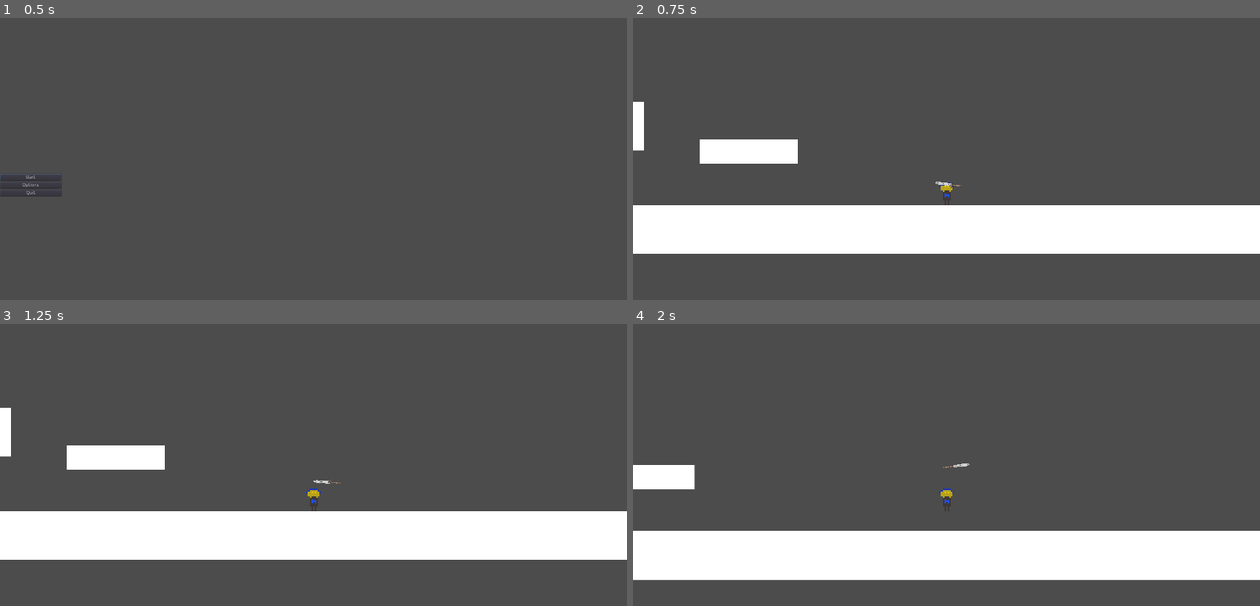
Above: before the commit, frames 1-4 (two rows, left to right).
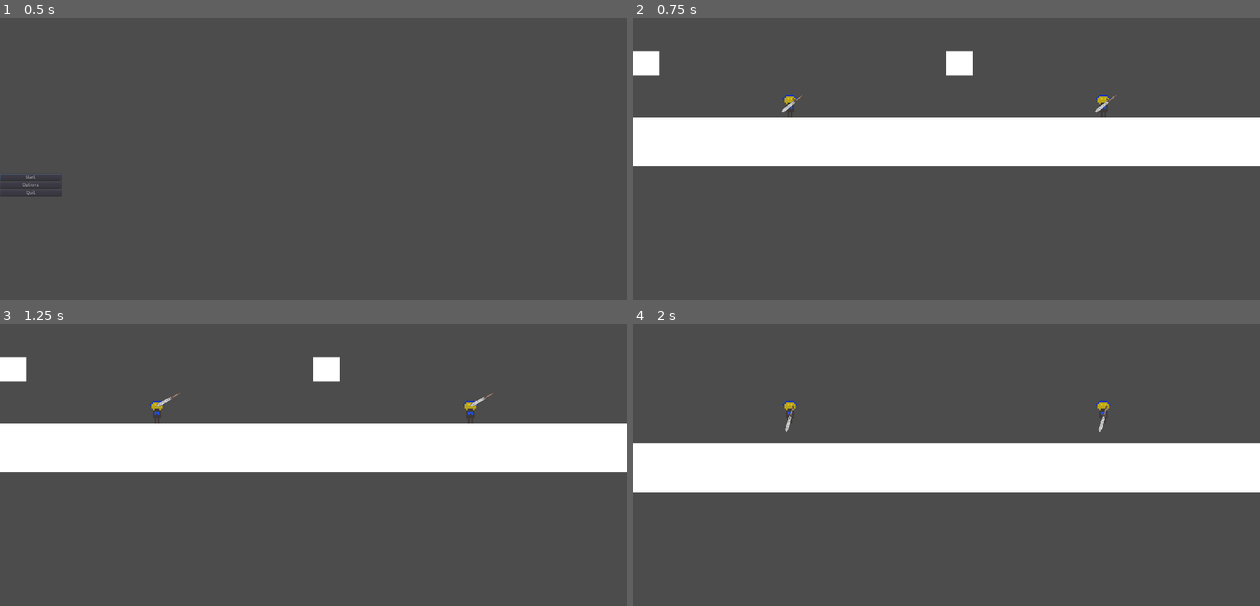
Above: after the commit, the same moments.

Repository: Lorem-Ipsum-Server-Place/GMTK2021-Game
Game: Godot game, scene res://Levels/Menu/MainMenu.tscn
The game is run twice, just before and just after one commit, with the same random seed, the same clock (stepped at 60 frames per second) and the same inputs.
Inputs (mouse positions are in pixels of both pictures, inside the frame that each line leads up to):
- Up to frame 1 (0.5 s): no input
- Up to frame 2 (0.75 s): click "Start" at 0.5 s
- Up to frame 3 (1.25 s): no input
- Up to frame 4 (2 s): tap Enter (ui_accept) at 1.25 s; move the mouse to (1084, 481) at 1.27 s; hold D (game_right) from 1.28 s (still down); click (1084, 481) at 1.35 s; tap Space (game_jump) at 1.52 s

Frame 1 is identical in both runs. In frame 2, 34% of the frame differs, in the area x 0-100%, y 11-84%; in frame 3, 34%; in frame 4, 34%, in the area x 0-100%, y 27-91%.

Commit message:
Fix enemy collisions and stuff

Diff:
--- a/Enemy1.gd
+++ b/Enemy1.gd
@@ -2,14 +2,14 @@
 
 
 const MAX_OFFSET = 0.4
-const MOVEMENT_SPEED = 10
+const MOVEMENT_SPEED = 50
 
 var absolute_position = Vector2()
 var vertical_velocity_modifier = 0
 var tick_random_offset = 0
 var player = null
 
-var collision_layers = [1,2]
+var collision_layers = [3,2]
 
 
 # Called when the node enters the scene tree for the first time.
--- a/Levels/ConstructedLevels/ExampleLevel.tscn
+++ b/Levels/ConstructedLevels/ExampleLevel.tscn
@@ -10,7 +10,15 @@
 
 [node name="DebugPlatform2" parent="." instance=ExtResource( 1 )]
 position = Vector2( -406.055, -40.2142 )
-scale = Vector2( 2, 0.5 )
+scale = Vector2( 2.76, 0.5 )
 
 [node name="DebugPlatform3" parent="." instance=ExtResource( 1 )]
 position = Vector2( -801.318, -117.997 )
+
+[node name="DebugPlatform4" parent="." instance=ExtResource( 1 )]
+position = Vector2( -1086.27, -175.64 )
+rotation = -3.14159
+scale = Vector2( 1, 0.25 )
+
+[node name="DebugPlatform" parent="DebugPlatform4" instance=ExtResource( 1 )]
+position = Vector2( 207.731, 325.435 )
--- a/Levels/MainGame/Theatre.gd
+++ b/Levels/MainGame/Theatre.gd
@@ -115,6 +115,7 @@
 	var viewport_count = len(viewports)
 	var window_size = get_viewport_rect().size
 
+
 	var viewport_area = calculate_viewport_area(viewport_count)
 	return Vector2(
 			int(index*viewport_area.x) % int(window_size.x),
@@ -130,7 +131,7 @@
 	init_game_state()
 
 	add_new_viewport()
-	#add_new_viewport()
+	add_new_viewport()
 	pass
 	#var player = load("res://Player.tscn").instance()
 	#add_child(player)
@@ -168,6 +169,7 @@
 	var mouse_active_viewport = -1
 	var mouse_position = get_viewport().get_mouse_position()
 	var viewport_size = calculate_viewport_area(len(viewports))
+
 	for i in range(len(viewports)):
 		var viewport_position = get_viewport_position(i)
 		var viewport_area = Rect2(viewport_position, viewport_size)
@@ -175,6 +177,7 @@
 			mouse_active_viewport = i
 			break
 
+
 	if mouse_active_viewport != -1:
 		active_viewport = mouse_active_viewport
 
@@ -186,6 +189,7 @@
 
 
 func _on_timer_add_enemies():
+	var viewport_size = calculate_viewport_area(len(viewports))
 	for i in range(len(viewports)):
 		var viewport = viewports[i] as Viewport
 
@@ -198,6 +202,20 @@
 			var enemy_to_spawn = possible_enemies[rand_range(0, len(possible_enemies))]
 			var enemy_instance = enemy_to_spawn.instance()
 
+			var player_position = player.position
+			var angle = rand_range(-PI, PI)
+
+			var normal = Vector2(
+				sin(angle),
+				cos(angle)
+			)
+
+			enemy_instance.position = Vector2(
+				player_position.x + normal.x*viewport_size.x,
+				player_position.y + normal.y*viewport_size.y
+			)
+
+
 			print(player_weapon.connect("deal_damage", enemy_instance, "take_damage"))
 			viewport.add_child(enemy_instance)
 
--- a/Player.gd
+++ b/Player.gd
@@ -44,7 +44,7 @@
 const PLAYER_WEAPON_ATTACK_LERP_WEIGHT = 0.25
 
 const INVINCIBILITY_DURATION_SECONDS = 1
-const ENEMY_COLLISION_LAYERS = [2, 3]
+const ENEMY_COLLISION_LAYERS = [3]
 
 const GRAVITY = 60
 
--- a/Player.tscn
+++ b/Player.tscn
@@ -7,8 +7,8 @@
 extents = Vector2( 22.3436, 34.8733 )
 
 [node name="Player" type="KinematicBody2D"]
-collision_layer = 5
-collision_mask = 5
+collision_layer = 9
+collision_mask = 9
 script = ExtResource( 2 )
 
 [node name="Player Hitbox" type="CollisionShape2D" parent="."]
